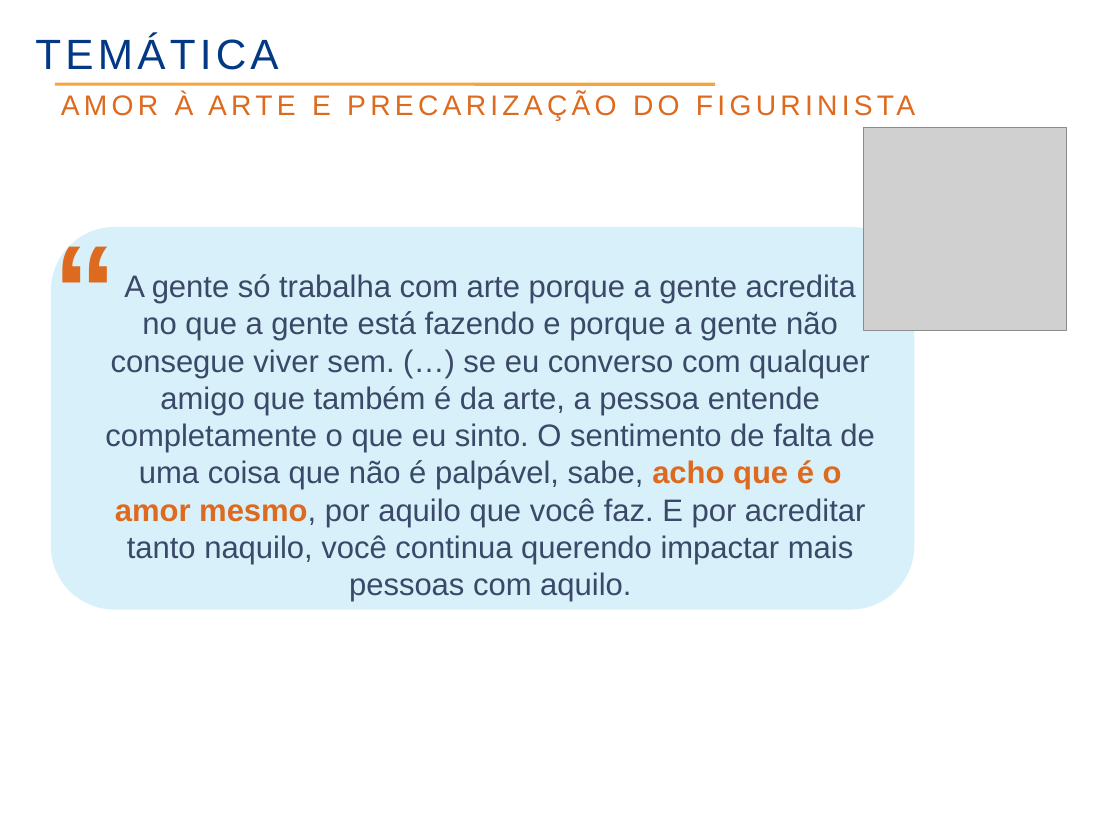
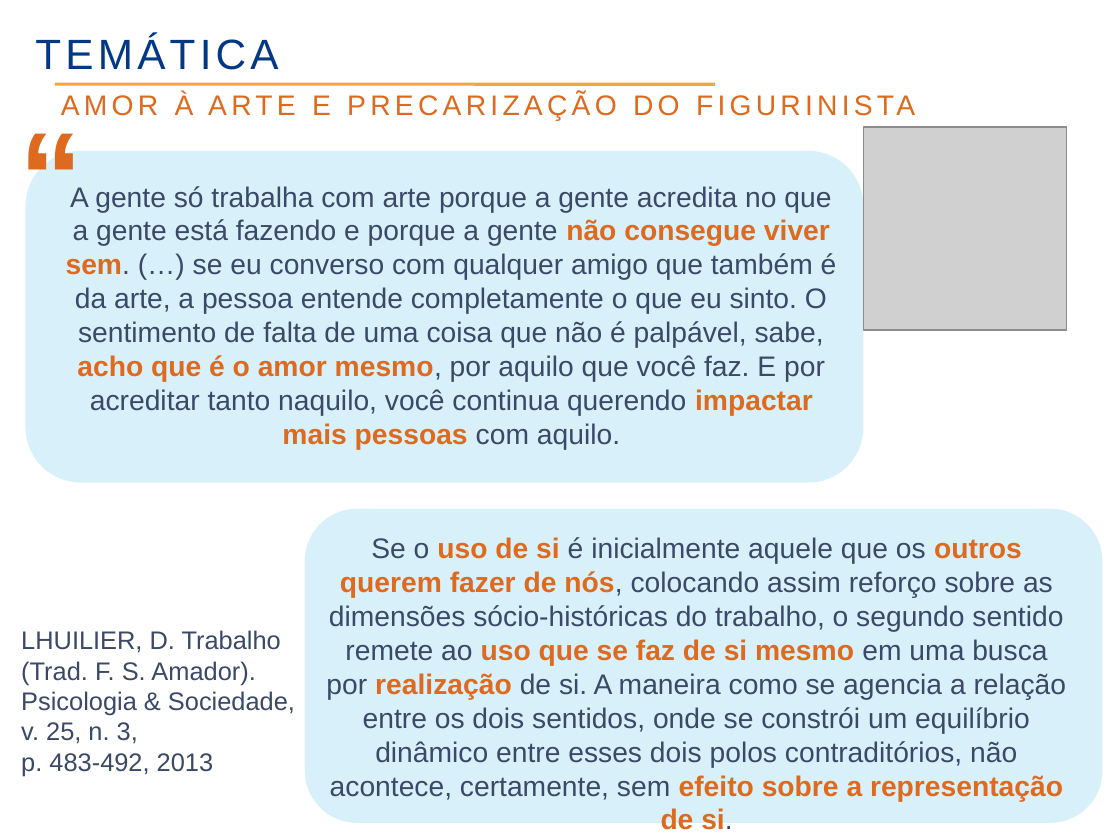
Before and after one commit to rzuquim/pos-rh, a slide deck: slide 35 of 02_abordagens_em_pot/seminario.odp (slide 12 before the commit). Drawn at 1120x840 pixels with LibreOffice and Linux fonts; fonts in the diff are those of the drawing; grey boxes stand for pictures; background and template pictures are left out. Boxes give left, top, right and bottom in pixels: in the first picture for what was removed or moved away, otherwise in the second. Text is boxed around its words. In the diff, an @@ line names an element or a change of style, - is before the commit and + after.

```diff
--- a/02_abordagens_em_pot/seminario.odp
+++ b/02_abordagens_em_pot/seminario.odp
@@ text "“" rewrapped from <box>44,202,127,355</box> to <box>10,89,94,252</box> @@
@@ text "AMOR À ARTE E PRECARIZAÇÃO ..." rewrapped from <box>175,93,296,115</box> to <box>258,356,776,627</box> @@
@@ rounded rectangle: place and size @@
-rounded rectangle at <box>51,227,915,610</box>
+rounded rectangle at <box>25,150,864,482</box>
@@ text at <box>66,186,837,450</box>: text changed; size 22 to 20 pt @@
-A gente só trabalha com arte porque a gente acredita no que a gente está fazendo e porque a gente não consegue viver sem. (…) se eu converso com qualquer amigo que também é da arte, a pessoa entende completamente o que eu sinto. O sentimento de falta de uma coisa que não é palpável, sabe, acho que é o amor mesmo, por aquilo que você faz. E por acreditar tanto naquilo, você continua querendo impactar mais
-pessoas com aquilo.
+A gente só trabalha com arte porque a gente acredita no que a gente está fazendo e porque a gente não consegue viver sem. (…) se eu converso com qualquer amigo que também é da arte, a pessoa entende completamente o que eu sinto. O sentimento de falta de uma coisa que não é palpável, sabe, acho que é o amor mesmo, por aquilo que você faz. E por acreditar tanto naquilo, você continua querendo impactar mais pessoas com aquilo.
@@ rounded rectangle added at <box>305,509,1103,823</box>, fill #B3E3F4 at 50% opacity @@
@@ text added at <box>326,537,1067,830</box>, 20 pt, text #3A4968 @@
+Se o uso de si é inicialmente aquele que os outros querem fazer de nós, colocando assim reforço sobre as dimensões sócio-históricas do trabalho, o segundo sentido remete ao uso que se faz de si mesmo em uma busca por realização de si. A maneira como se agencia a relação entre os dois sentidos, onde se constrói um equilíbrio dinâmico entre esses dois polos contraditórios, não acontece, certamente, sem efeito sobre a representação de si.
@@ text added at <box>21,630,295,776</box>, 18 pt, text #3A4968 @@
+LHUILIER, D. Trabalho (Trad. F. S. Amador). Psicologia & Sociedade, v. 25, n. 3,
+p. 483-492, 2013
```
Also in this commit, not shown: 18 other slides changed, 20 slides added, 5 slides removed, 7 other files.
